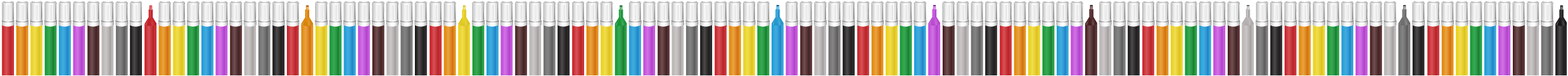
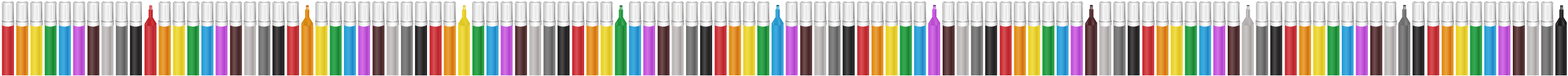
Two versions of the same layered image (1568×76). Layer-by-layer changes:
added layer "Pasted Layer #7" above "Pasted Layer #6" over [1284, 1, 1397, 76]
renamed "Pasted Layer" to "Pasted Layer #2", painted on it over [286, 1, 1397, 76]
removed layer "pen_spritesheet.png" over [286, 1, 1397, 76]
added layer "Pasted Layer #1" above "Pasted Layer" over [286, 27, 314, 76]
added layer "Pasted Layer" above "pens.png" over [314, 1, 428, 76]
added layer "pens.png" over [286, 1, 1397, 76]
